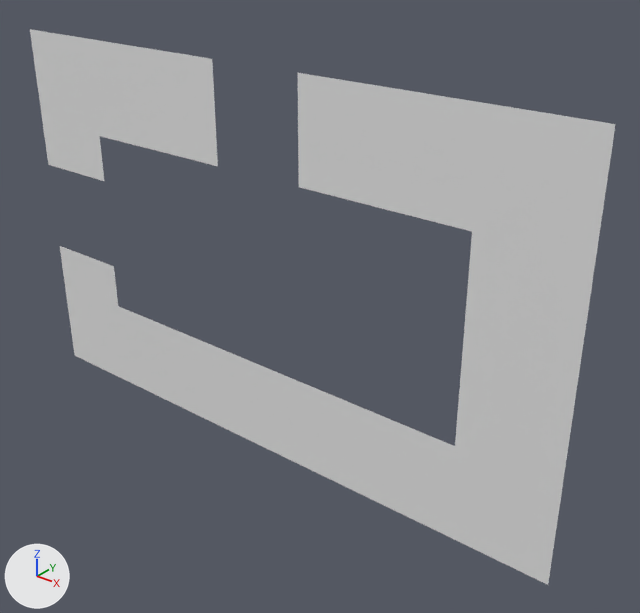
The OBJ model MardukGame/Assets/Tiled2Unity/Meshes/caveChunk6.obj: old version first, new version second.
One viewpoint serves both versions: a 50 mm lens placed at (-1252.0, -1478.0, -389.0), pointed at (-2488.0, 67.0, -1347.0). Every picture has the same lights, and +X, +Y and +Z are marked at lower left. Where no turn or scale is listed for an object, it has been applied to the vertices.

The first picture shows 'caveChunk6'.
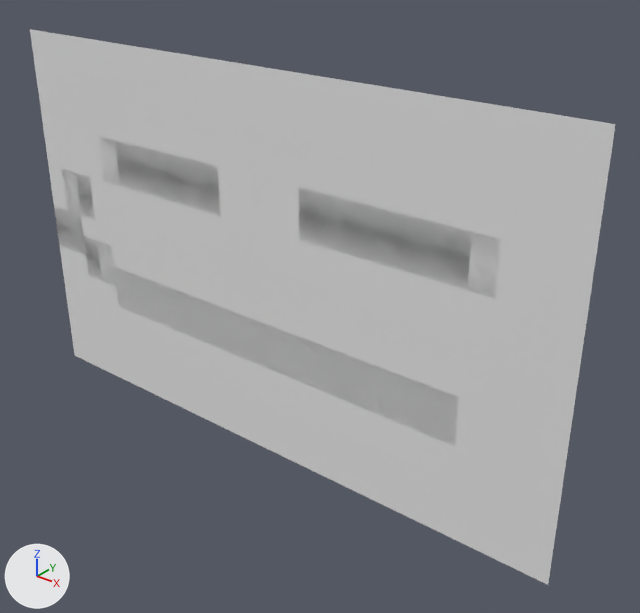
Boxes [x1, y1, x2, y2] around the edits, measured in the pictures (640 x 613 px):
part 1 of me_cavechunk6, added: after [48, 59, 472, 446]

What changed in the scene script:
```text
Change me_cavechunk6:
    used by ob_cavechunk6; location = (0.0, 0.0, 0.0)
    remove me_cavechunk6.from_pydata(...)  # 310 vertices, 240 faces; spans x -3456.0..-1792.0, y 0.0, z -1792.0..-768.0
    add me_cavechunk6.from_pydata(...)  # 459 vertices, 436 faces; spans x -3456.0..-1792.0, y 0.0, z -1792.0..-768.0
    me_cavechunk6 part 1
    22 new vertices lie (0.0, 0.0, 64.0) away from vertices in x -3456.0..-2112.0, y 0.0, z -1536.0..-1408.0
    22 new vertices lie (0.0, 0.0, 64.0) away from vertices in x -3456.0..-2112.0, y 0.0, z -1472.0..-1344.0
    22 new vertices lie (0.0, 0.0, 64.0) away from vertices in x -3456.0..-2112.0, y 0.0, z -1408.0..-1280.0
    17 new vertices lie (0.0, 0.0, 64.0) away from vertices in x -3136.0..-2112.0, y 0.0, z -1344.0
    17 new vertices lie (0.0, 0.0, 64.0) away from vertices in x -3136.0..-2112.0, y 0.0, z -1280.0
    17 new vertices lie (0.0, 0.0, 64.0) away from vertices in x -3136.0..-2112.0, y 0.0, z -1216.0
    17 new vertices lie (0.0, 0.0, 64.0) away from vertices in x -3136.0..-2112.0, y 0.0, z -1152.0
    5 new vertices lie (-64.0, 0.0, 0.0) away from vertices in x -2496.0, y 0.0, z -1024.0..-768.0
    5 new vertices lie (-64.0, 0.0, 0.0) away from vertices in x -2560.0, y 0.0, z -1024.0..-768.0
    5 new vertices lie (-64.0, 0.0, 0.0) away from vertices in x -2624.0, y 0.0, z -1024.0..-768.0
    196 new faces join them
```
